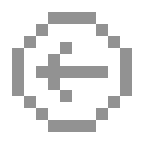
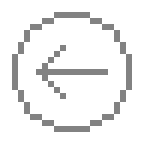
The second 144×144 image is a revision of the first. Changes to its layers:
renamed "Previous Disabled" to "Previous", painted on it over [36,42,108,102]
painted on "Spripe" over [36,66,108,78]
removed layer "Dissabled" over [12,12,132,132]
painted on "Normal" over [12,12,132,132]
